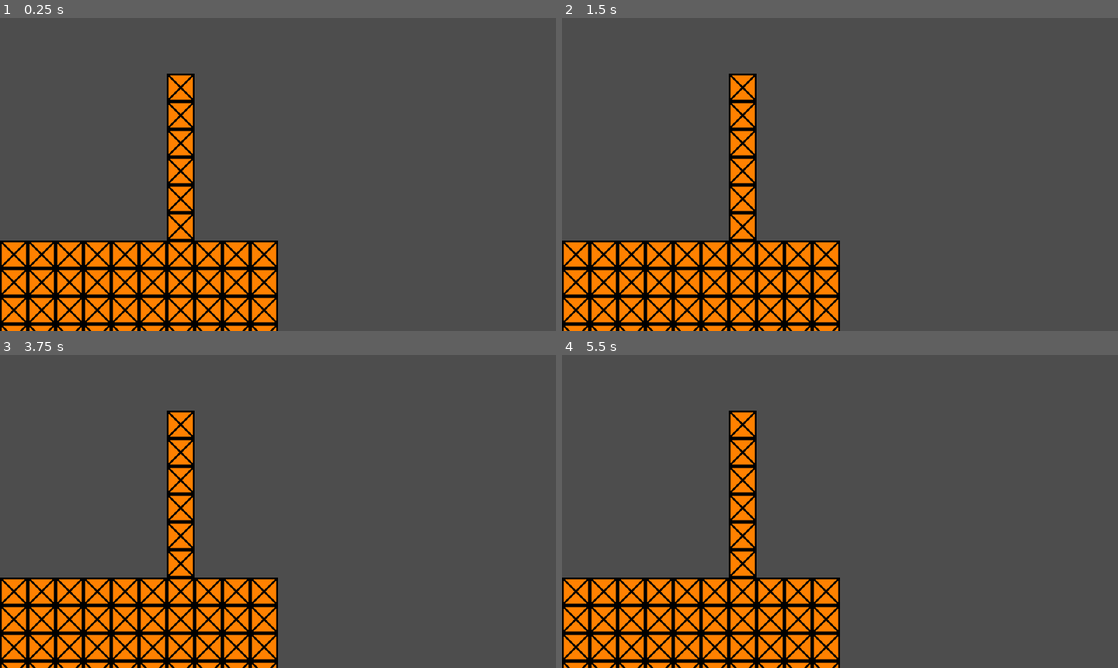
Above: before the commit, frames 1-4 (two rows, left to right).
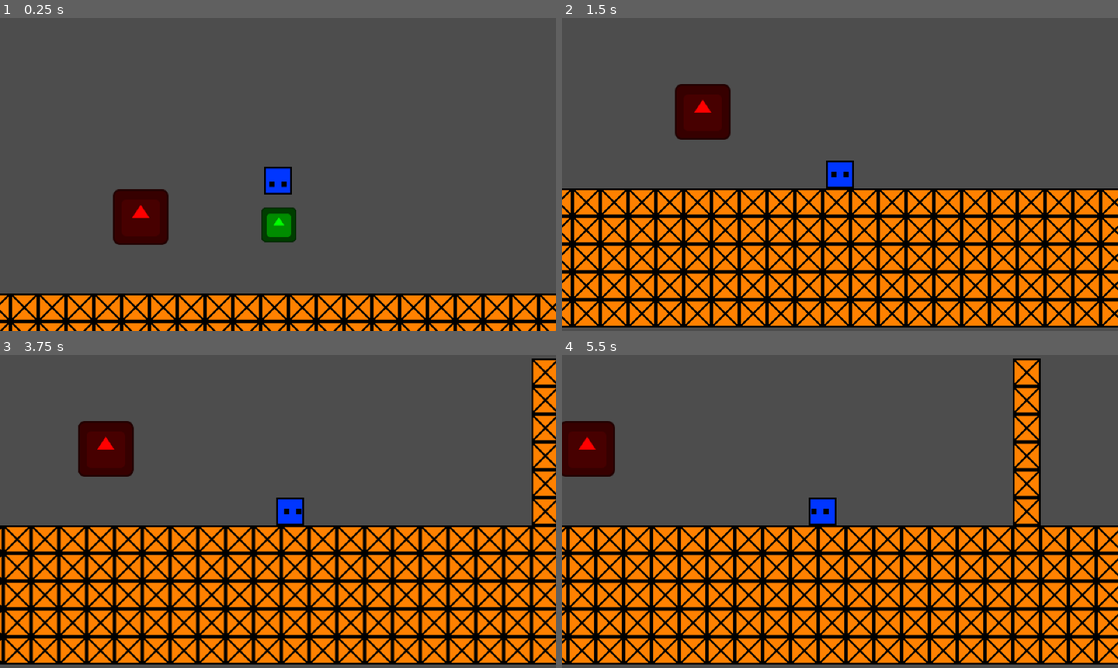
Above: after the commit, the same moments.

Repository: TheHumanMRP/RPG-Life-Tracker
Game: Godot game, scene res://Folders/Systems/Dungeon_Related/Scenes/dungeon.tscn
Same seed, same stepped clock (60 frames per second), same inputs: the game is played once before the commit and once after it. This scene is started directly instead of the project's main scene. The engine's default icon, where the game draws it, is replaced by a stand-in: a white triangle on a blue panel in a dark square.
Inputs (mouse positions are in pixels of both pictures, inside the frame that each line leads up to):
- Up to frame 1 (0.25 s): no input
- Up to frame 2 (1.5 s): click (834, 174) at 0.5 s, where only the run before the commit has a clickable "Respawn"; click (834, 174) at 1.25 s, where only the run before the commit has a clickable "Respawn"
- Up to frame 3 (3.75 s): click (272, 511) at 2 s, where only the run before the commit has a clickable "Respawn"; click (272, 545) at 2.75 s, where only the run before the commit has a clickable "Return"; move the mouse to (183, 646) at 3.52 s; hold D (move_right) from 3.53 s (still down); tap E (equip_item) at 3.6 s; click (183, 646) at 3.67 s
- Up to frame 4 (5.5 s): move the mouse to (767, 646) at 4.27 s; tap E (equip_item) at 4.35, 5.1 s; click (767, 646) at 4.42 s; move the mouse to (795, 646) at 5.02 s; release D (move_right) at 5.03 s; hold A (move_left) from 5.03 s (still down); click (795, 646) at 5.17 s

The runs differ from the first frame. In frame 1, 24% of the frame differs, in the area x 0-100%, y 17-100%; in frame 2, 43%; in frame 3, 45%; in frame 4, 46%, in the area x 0-100%, y 1-100%.
Error before the commit: Parse Error: Identifier "respawn_button" not declared in the current scope. (res://Folders/Systems/Dungeon_Related/Death_Menu/death_menu.gd:13)
Error after the commit: Invalid access to property or key 'hotbar_manager' on a base object of type 'Nil'. (res://Folders/Systems/Globals/info_getter.gd:48)

Commit message:
Auto commit at 2026-10-11 21:09:59

Diff:
--- a/Folders/Systems/Dungeon_Related/Death_Menu/death_menu.gd
+++ b/Folders/Systems/Dungeon_Related/Death_Menu/death_menu.gd
@@ -10,7 +10,7 @@
 	setup_signals()
 
 func setup_signals() -> void:
-	respawn_button.pressed.connect(_on_quit_dungeon_button_pressed)
+	quit_dungeon_button.pressed.connect(_on_quit_dungeon_button_pressed)
 	return_button.pressed.connect(_on_return_button_pressed)
 
 	SignalBus.player_died.connect(_on_player_died)
--- a/Folders/Systems/Dungeon_Related/Death_Menu/death_menu.tscn
+++ b/Folders/Systems/Dungeon_Related/Death_Menu/death_menu.tscn
@@ -3,10 +3,10 @@
 [ext_resource type="Script" uid="uid://c85obb5b7y12q" path="res://Folders/Systems/Dungeon_Related/Death_Menu/death_menu.gd" id="1_dd6n6"]
 [ext_resource type="Theme" uid="uid://deuleb40h735d" path="res://Folders/Assets/UI_Theme/rpg-life-tracker-ui-theme.tres" id="2_o0ljh"]
 
-[node name="DeathMenu" type="CanvasLayer" unique_id=1799669249 node_paths=PackedStringArray("respawn_button", "return_button", "you_died_label")]
+[node name="DeathMenu" type="CanvasLayer" unique_id=1799669249 node_paths=PackedStringArray("quit_dungeon_button", "return_button", "you_died_label")]
 process_mode = 3
 script = ExtResource("1_dd6n6")
-respawn_button = NodePath("Death_Menu_Panel_Container/MarginContainer/VBoxContainer/VBoxContainer/Respawn_Button")
+quit_dungeon_button = NodePath("Death_Menu_Panel_Container/MarginContainer/VBoxContainer/VBoxContainer/Quit_Dungeon_Button")
 return_button = NodePath("Death_Menu_Panel_Container/MarginContainer/VBoxContainer/VBoxContainer/Return_Button")
 you_died_label = NodePath("Death_Menu_Panel_Container/MarginContainer/VBoxContainer/You_Died_Label")
 
@@ -49,12 +49,12 @@
 layout_mode = 2
 theme_override_constants/separation = 20
 
-[node name="Respawn_Button" type="Button" parent="Death_Menu_Panel_Container/MarginContainer/VBoxContainer/VBoxContainer" unique_id=1389422413]
+[node name="Quit_Dungeon_Button" type="Button" parent="Death_Menu_Panel_Container/MarginContainer/VBoxContainer/VBoxContainer" unique_id=1389422413]
 unique_name_in_owner = true
 layout_mode = 2
 theme = ExtResource("2_o0ljh")
 theme_override_font_sizes/font_size = 50
-text = "  Respawn  "
+text = " Quit Dungoen "
 
 [node name="Return_Button" type="Button" parent="Death_Menu_Panel_Container/MarginContainer/VBoxContainer/VBoxContainer" unique_id=1482938906]
 unique_name_in_owner = true
--- a/Folders/Systems/Player/player.gd
+++ b/Folders/Systems/Player/player.gd
@@ -54,7 +54,7 @@
 
 	inventory_manager.setup(Constants.PLAYER_INVENTORY_NAME)
 
-	equipment_manager.setup(selfz)
+	equipment_manager.setup(self)
 
 # --------------------------------------------------------------------
 # Spawn & Respawn
